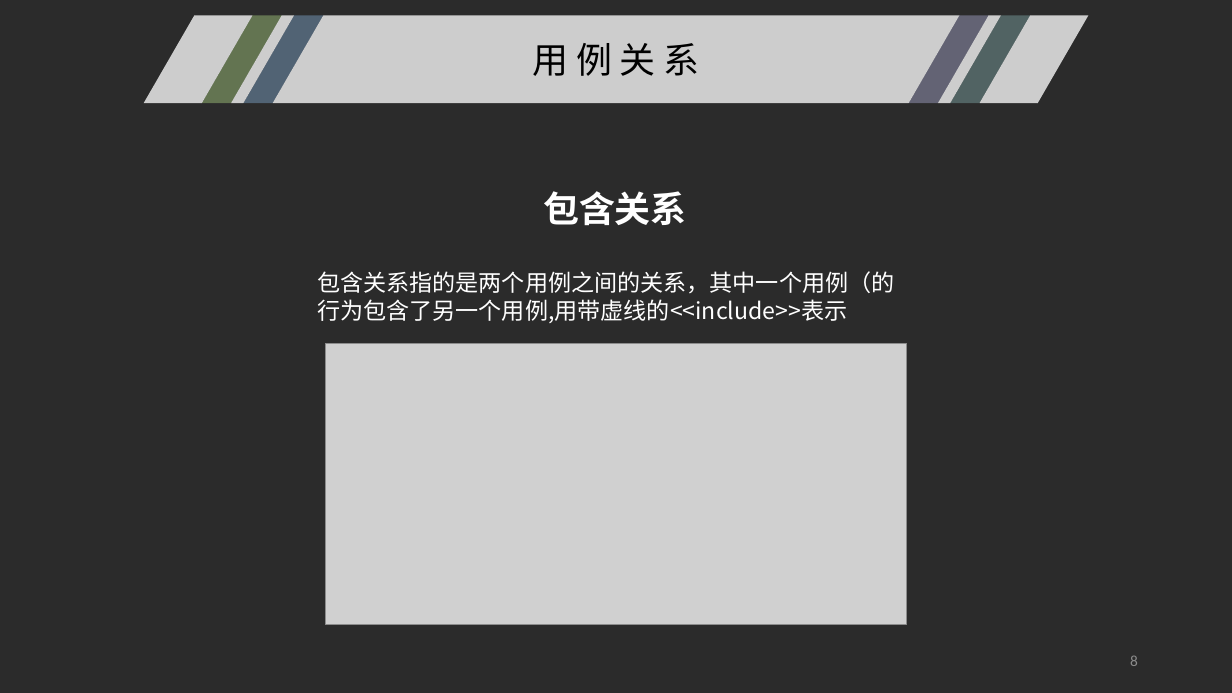
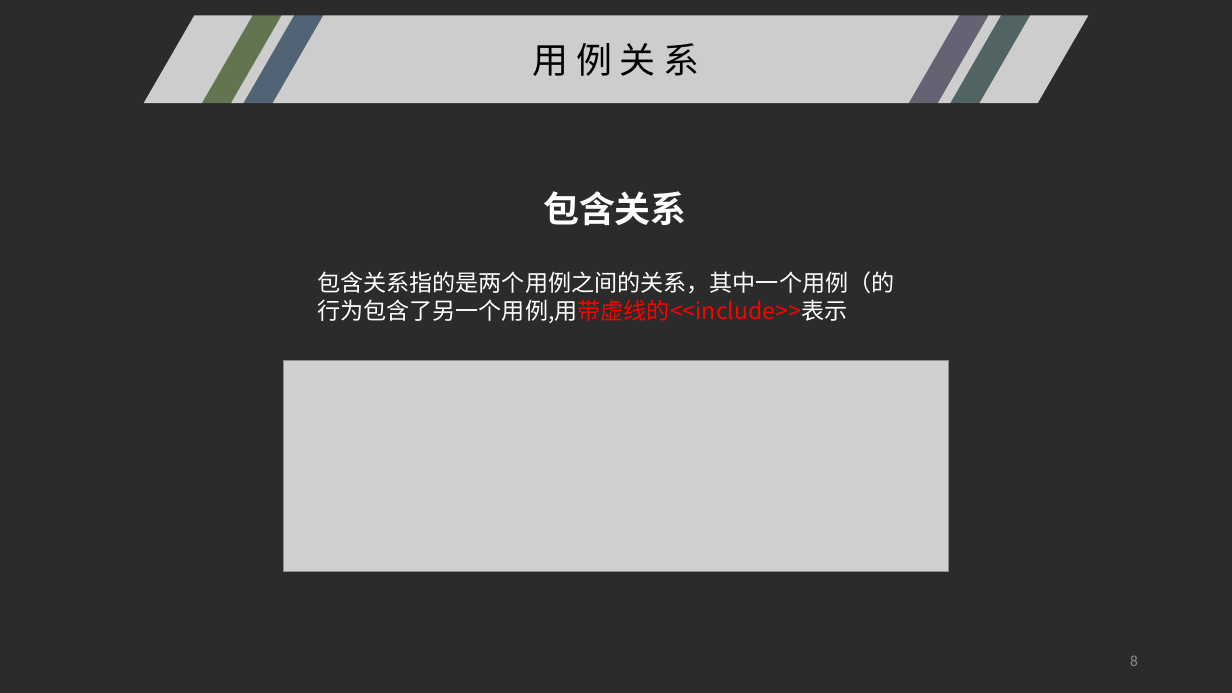
Before and after one commit to SoftwareRequirtmentsG02/Document, a slide deck: slide 8 of PPT/UML/UML基础I.pptx. Drawn at 1232x693 pixels with LibreOffice and Linux fonts; fonts in the diff are those of the drawing; grey boxes stand for pictures; background and template pictures are left out; a plain dark background stands for a picture behind light text. Boxes give left, top, right and bottom in pixels: in the first picture for what was removed or moved away, otherwise in the second. Text is boxed around its words. In the diff, an @@ line names an element or a change of style, - is before the commit and + after.

```diff
--- a/PPT/UML/UML基础I.pptx
+++ b/PPT/UML/UML基础I.pptx
@@ text "包含关系指的是两个用例之间的关系，其中一个用例（的行为包含了另一个用例,用带虚线的<<include>>表示" at (317,271,894,323): text colour #FFFFFF to #FF0000 in "包含关系指的是两个用例之间的关系，其中一个用例（的行为包含了另一个用例,用带虚线的<<include>>表示" @@
@@ picture: place and size @@
-picture at (325,344,906,626)
+picture at (284,360,949,572)
```
Also in this commit, not shown: 8 other slides changed.
